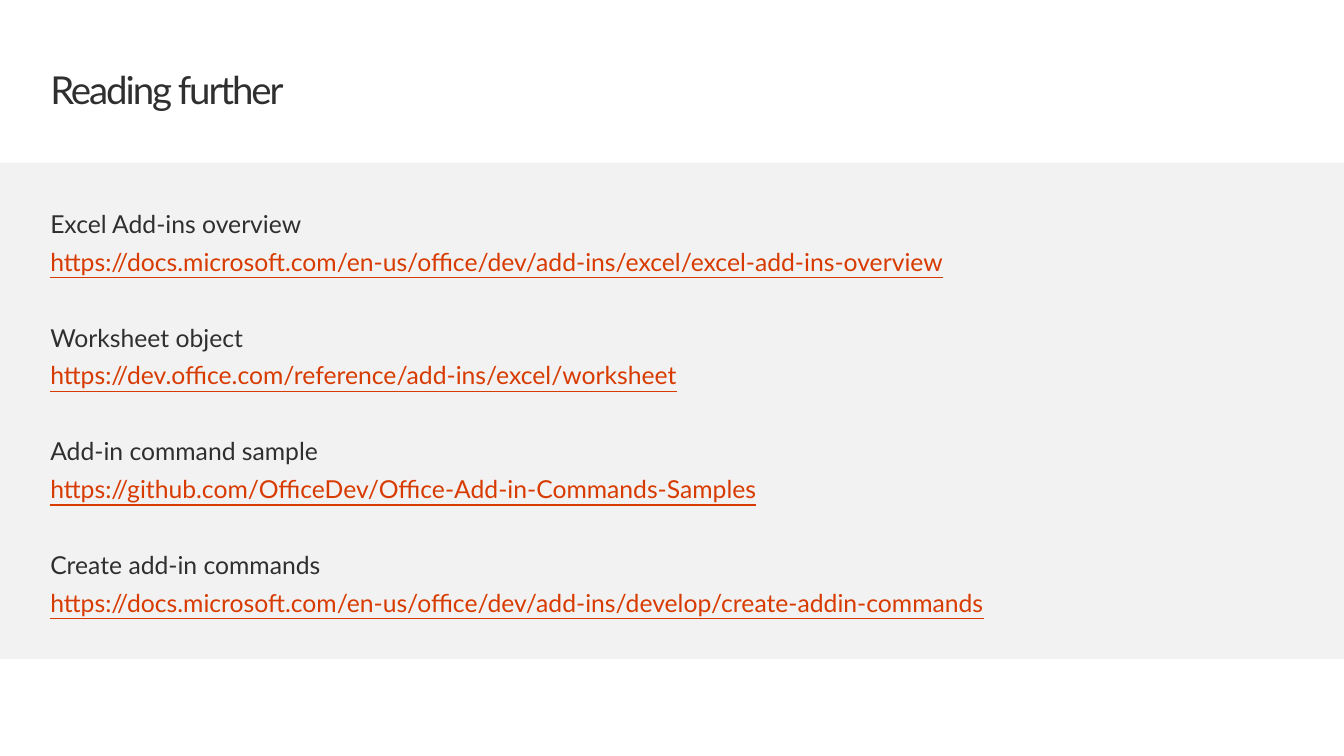
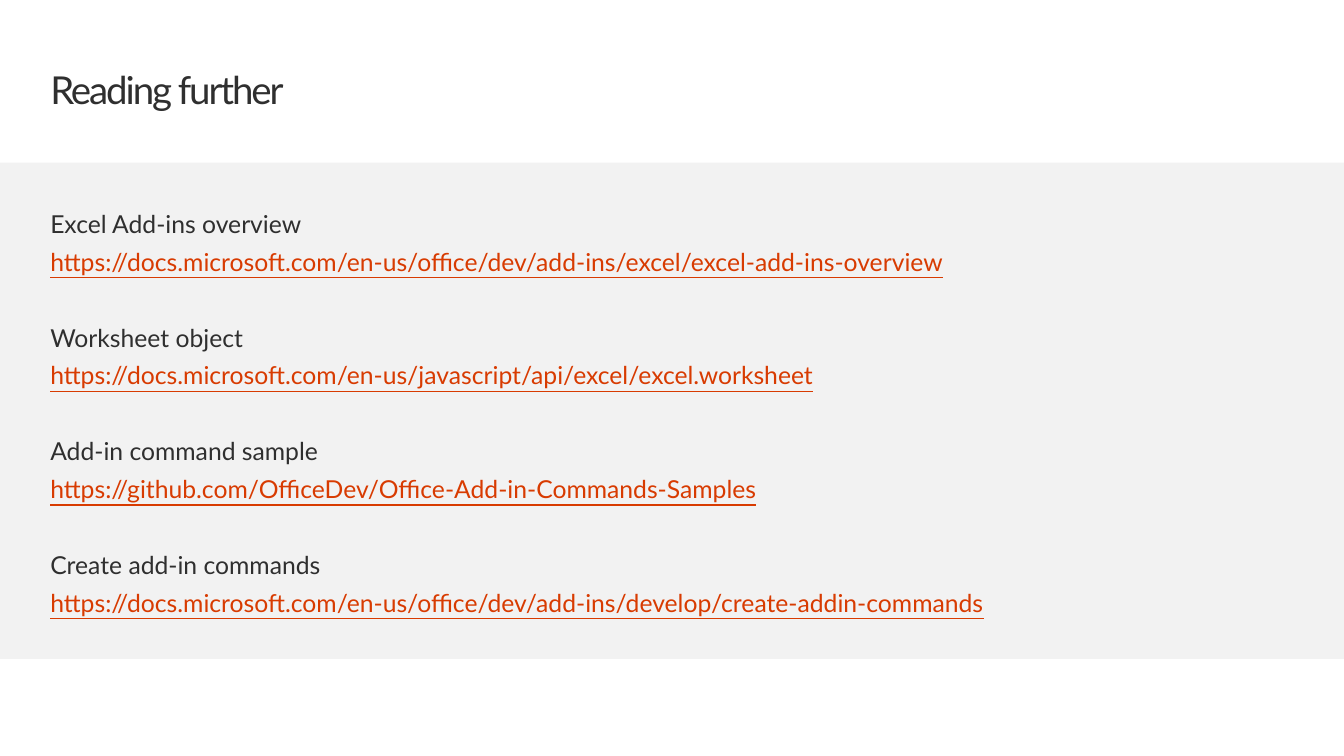
Before and after one commit to fabbbiob/TrainingContent, a slide deck: slide 11 of OfficeAddin/02 Building Add-ins for Microsoft Excel/02 Worksheets and Add-in Commands in Excel Add-ins.pptx. Drawn at 1344x756 pixels with LibreOffice and Linux fonts; fonts in the diff are those of the drawing; background and template pictures are left out. Boxes give left, top, right and bottom in pixels: in the first picture for what was removed or moved away, otherwise in the second. Text is boxed around its words. In the diff, an @@ line names an element or a change of style, - is before the commit and + after.

Commit message:
FY2020Q1 OfficeAddins M2 content refresh (#619)

```diff
--- a/OfficeAddin/02 Building Add-ins for Microsoft Excel/02 Worksheets and Add-in Commands in Excel Add-ins.pptx
+++ b/OfficeAddin/02 Building Add-ins for Microsoft Excel/02 Worksheets and Add-in Commands in Excel Add-ins.pptx
@@ text at [50, 365, 813, 389]: text changed @@
-https://dev.office.com/reference/add-ins/excel/worksheet
+https://docs.microsoft.com/en-us/javascript/api/excel/excel.worksheet
```
Also in this commit, not shown: 3 other files.
